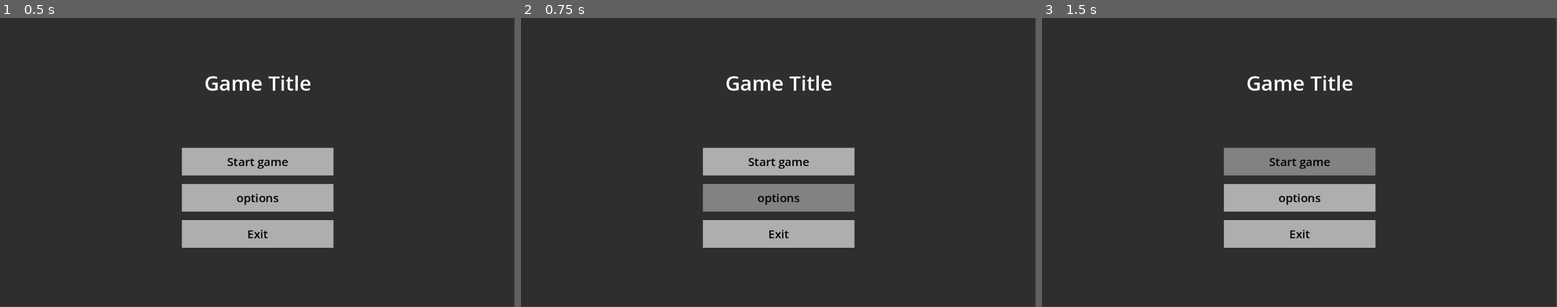
Above: before the commit, frames 1-3 (left to right).
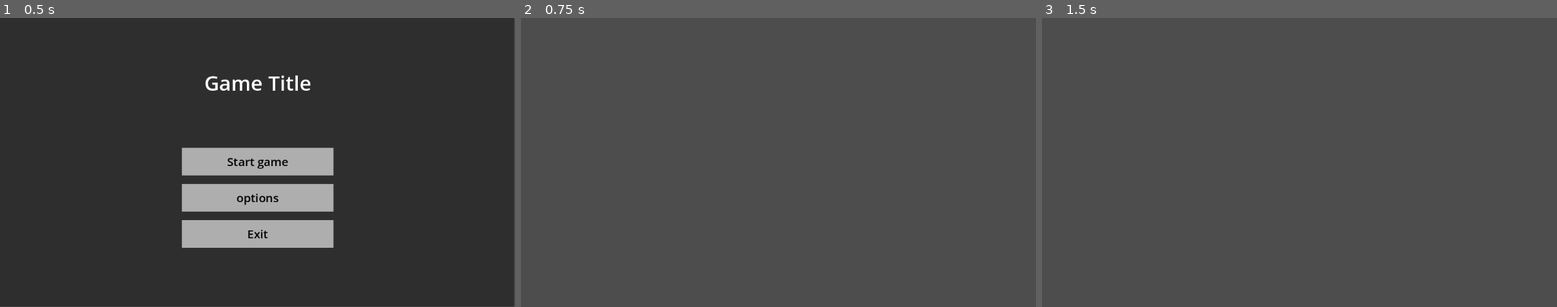
Above: after the commit, the same moments.

Repository: 418-Time/TD
Game: Godot game, scene res://Scenes/Menus/MainMenu.tscn
Two runs of this game, one before a commit and one after it. Both use one fixed random seed, a clock stepped at 60 frames per second and the inputs below.
Inputs (mouse positions are in pixels of both pictures, inside the frame that each line leads up to):
- Up to frame 1 (0.5 s): no input
- Up to frame 2 (0.75 s): click "options" at 0.5 s
- Up to frame 3 (1.5 s): click (1299, 162) at 1.25 s, where only the run before the commit has a clickable "Start game"

Frame 1 is identical in both runs. In frame 2, 99% of the frame differs, in the area x 0-100%, y 0-100%; in frame 3, 99%.

Commit message:
This commit will: add main menu buttons functions

Diff:
--- a/Scenes/Menus/MainMenu.tscn
+++ b/Scenes/Menus/MainMenu.tscn
@@ -1,4 +1,6 @@
-[gd_scene load_steps=11 format=3 uid="uid://b2ne2qk3tu66q"]
+[gd_scene load_steps=12 format=3 uid="uid://b2ne2qk3tu66q"]
+
+[ext_resource type="Script" uid="uid://dq5n8w5h0yxa0" path="res://Scenes/Menus/main_menu.gd" id="1_v3fht"]
 
 [sub_resource type="StyleBoxEmpty" id="StyleBoxEmpty_bc4mk"]
 
@@ -36,6 +38,7 @@
 anchor_bottom = 1.0
 grow_horizontal = 2
 grow_vertical = 2
+script = ExtResource("1_v3fht")
 
 [node name="background" type="Panel" parent="."]
 layout_mode = 1
@@ -124,3 +127,7 @@
 text = "Game Title"
 horizontal_alignment = 1
 vertical_alignment = 1
+
+[connection signal="pressed" from="button_container/start_game_button" to="." method="_on_start_game_button_pressed"]
+[connection signal="pressed" from="button_container/options_button" to="." method="_on_options_button_pressed"]
+[connection signal="pressed" from="button_container/exit_button" to="." method="_on_exit_button_pressed"]
--- /dev/null
+++ b/Scenes/Menus/main_menu.gd
@@ -0,0 +1,13 @@
+extends Control
+
+
+func _on_start_game_button_pressed() -> void:
+	get_tree().change_scene_to_file("res://Scenes/Menus/LevelsMap.tscn")
+
+
+func _on_options_button_pressed() -> void:
+	get_tree().change_scene_to_file("res://Scenes/Menus/Options.tscn")
+
+
+func _on_exit_button_pressed() -> void:
+	get_tree().quit();
Not shown, added: Scenes/Menus/main_menu.gd.uid
